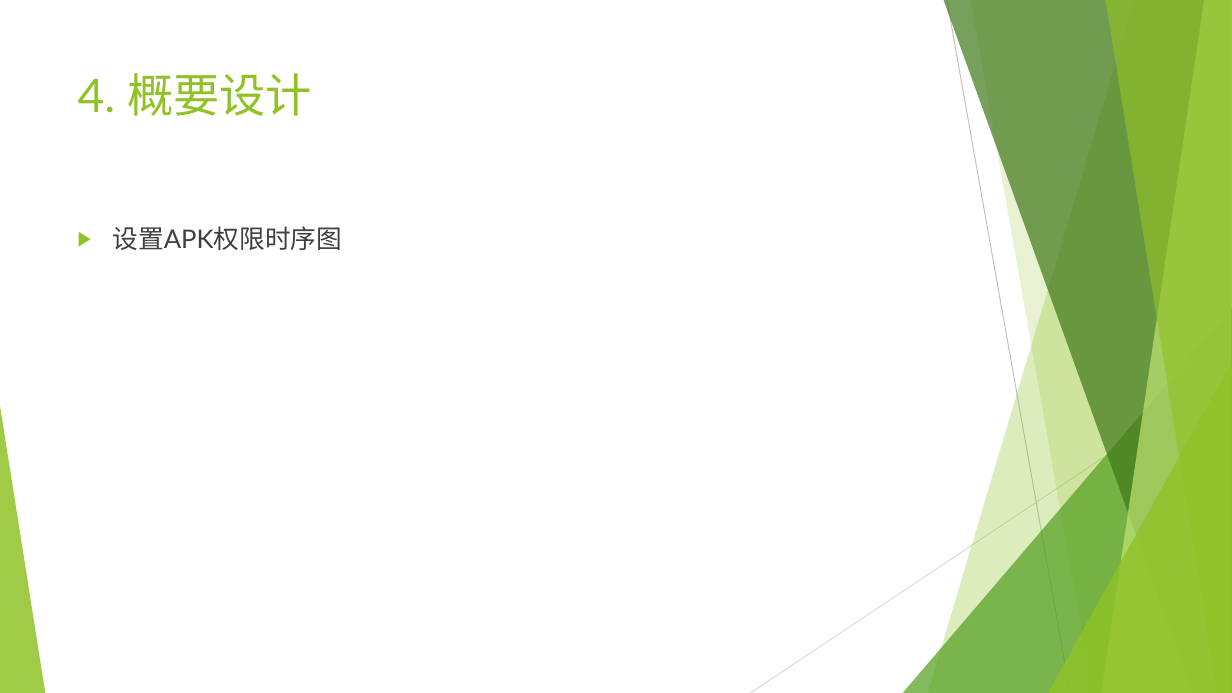
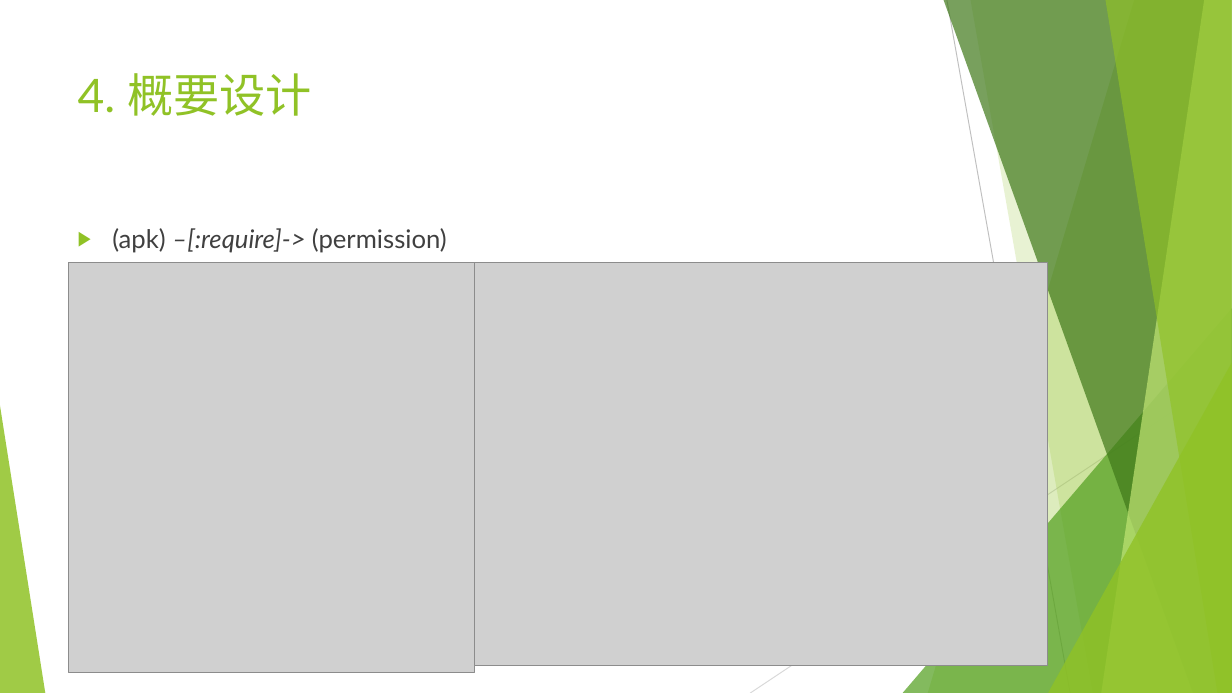
Before and after one commit to mmmmmmiracle/SE_project, a slide deck: slide 16 of doc/SE_project.pptx (slide 14 before the commit). Drawn at 1232x693 pixels with LibreOffice and Linux fonts; fonts in the diff are those of the drawing; grey boxes stand for pictures. Boxes give left, top, right and bottom in pixels: in the first picture for what was removed or moved away, otherwise in the second. Text is boxed around its words. In the diff, an @@ line names an element or a change of style, - is before the commit and + after.

```diff
--- a/doc/SE_project.pptx
+++ b/doc/SE_project.pptx
@@ text at (112, 228, 447, 253): text changed @@
-▶ 设置APK权限时序图
+▶ (apk) –[:require]-> (permission)
@@ picture added at (68, 262, 474, 673) @@
@@ picture added at (474, 262, 1047, 666) @@
```
Also in this commit, not shown: 4 other slides changed, 4 slides added.
